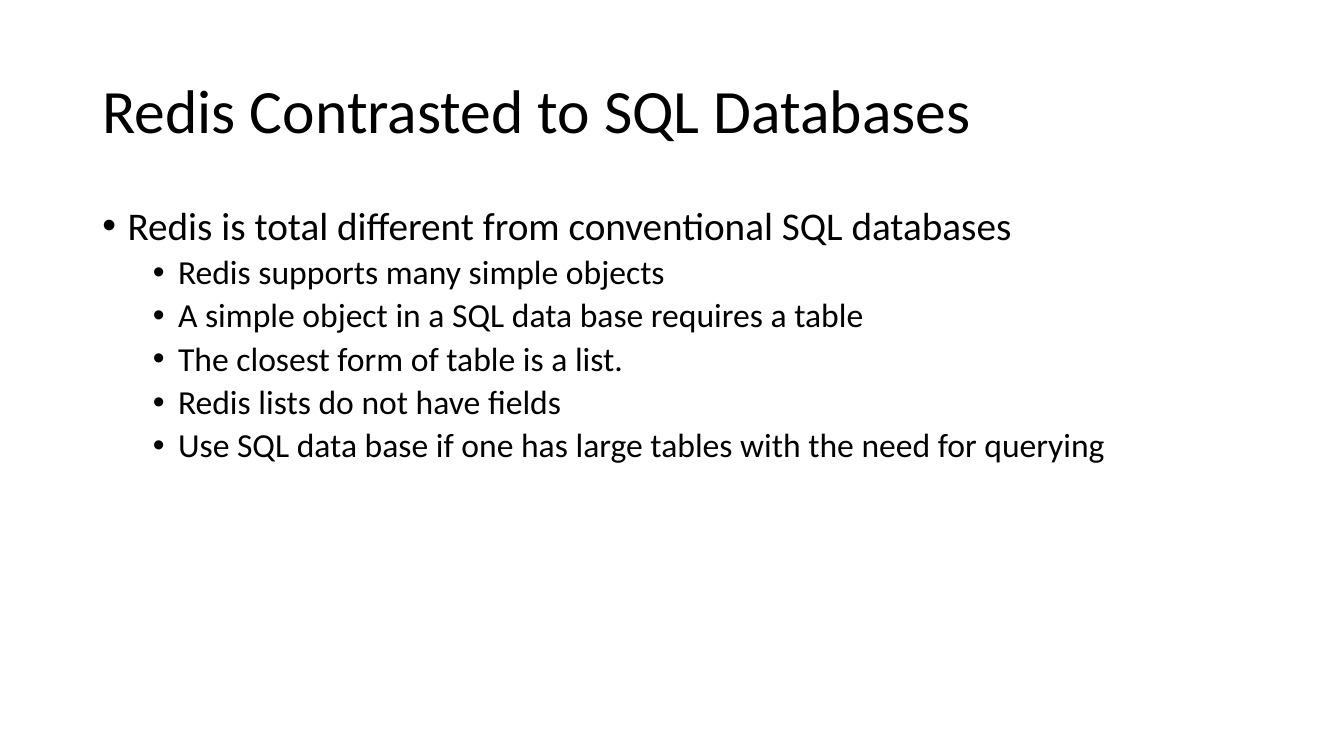
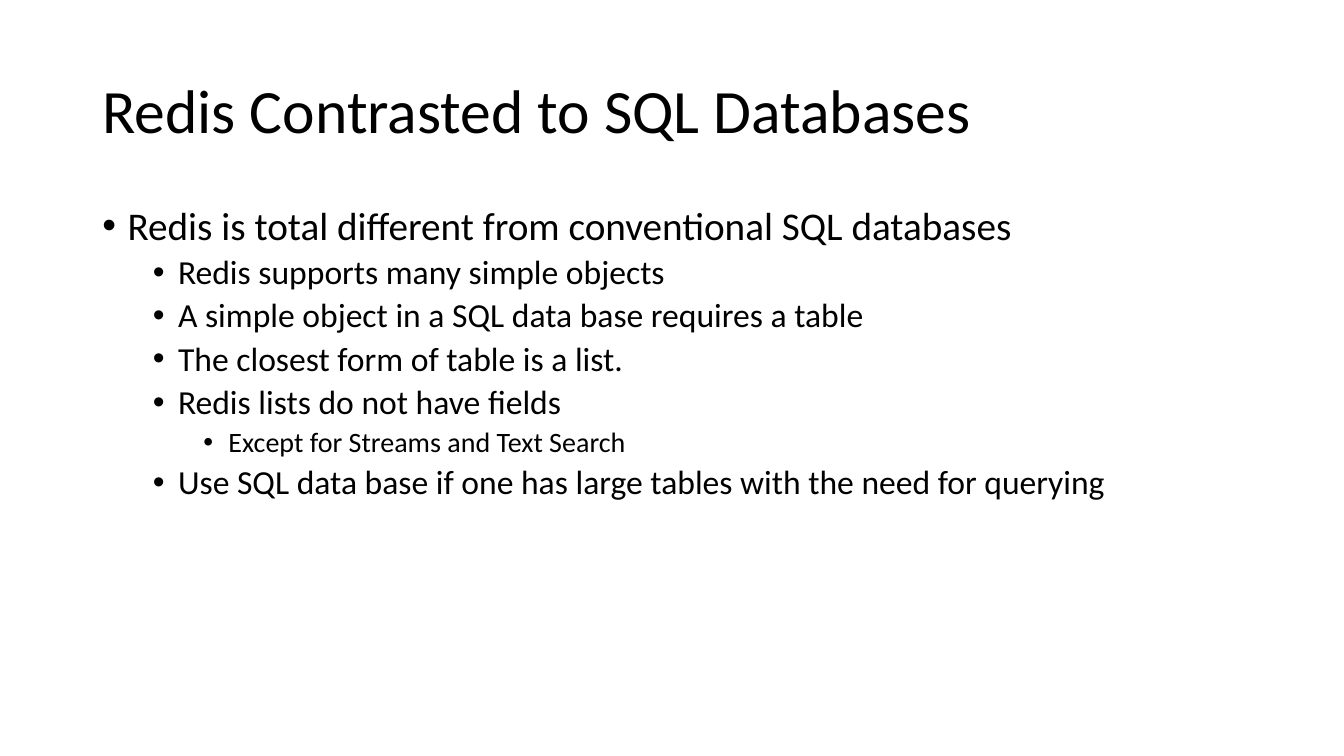
Before and after one commit to NanoDataCenter/nano_data_center, a slide deck: slide 8 of presentations/session_2/Redis Data Base.pptx (slide 7 before the commit). Drawn at 1344x756 pixels with LibreOffice and Linux fonts; fonts in the diff are those of the drawing. Boxes give left, top, right and bottom in pixels: in the first picture for what was removed or moved away, otherwise in the second. Text is boxed around its words. In the diff, an @@ line names an element or a change of style, - is before the commit and + after.

```diff
--- a/presentations/session_2/Redis Data Base.pptx
+++ b/presentations/session_2/Redis Data Base.pptx
@@ text at [228,432,625,457]: paragraph added @@
+    • Except for Streams and Text Search
```
Also in this commit, not shown: 1 other slide changed, 1 slide added, 1 other file.
